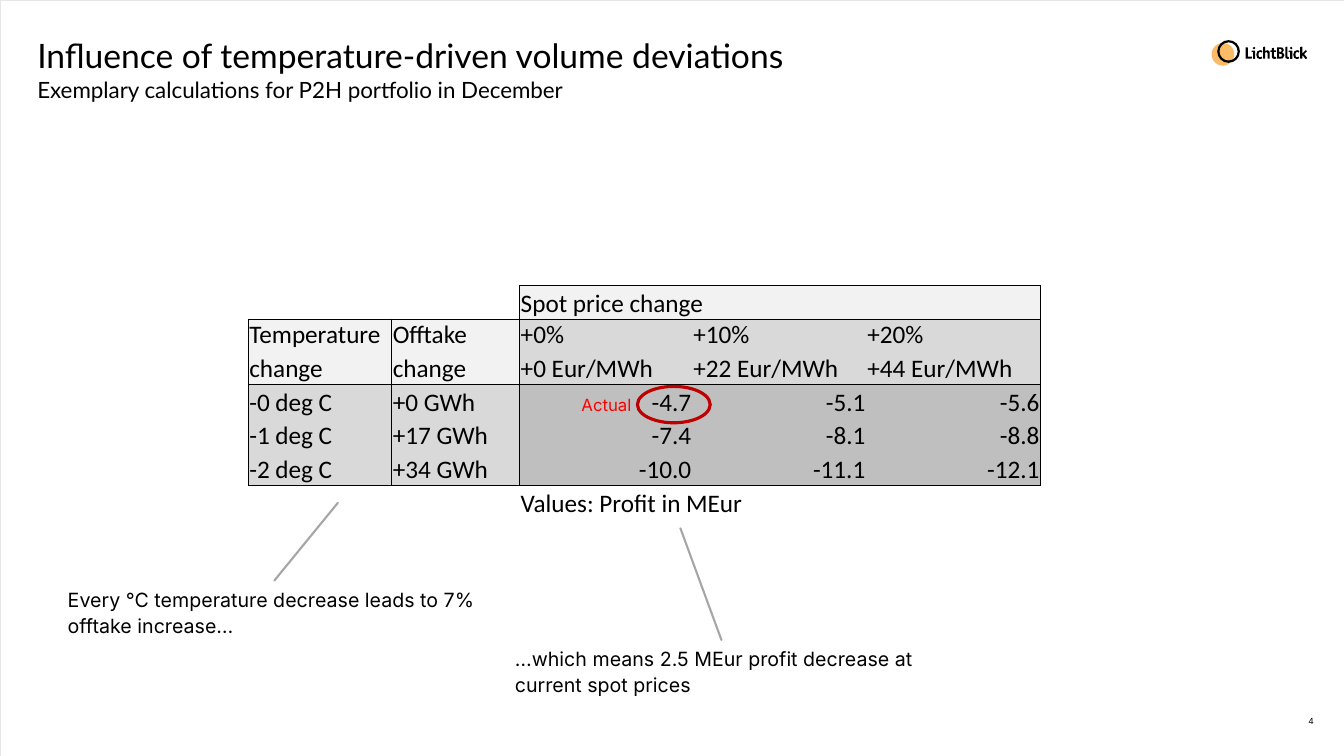
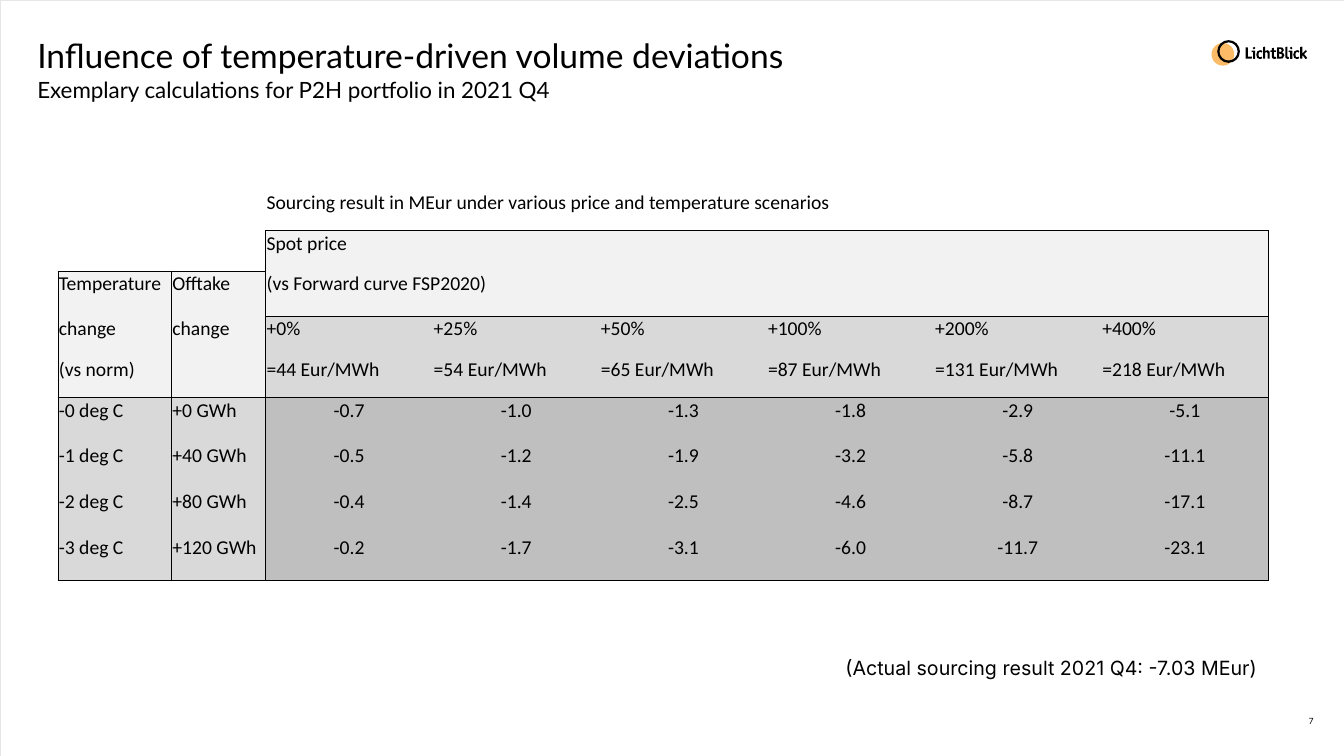
Before and after one commit to sakshisingh1809/lichtblyck_forecasting, a slide deck: slide 7 of scripts/2022_01 AdhocTanja NovDez2021/20220112_VR_Wintereffekt_2021Q4.pptx (slide 4 before the commit). Drawn at 1344x756 pixels with LibreOffice and Linux fonts; fonts in the diff are those of the drawing. Boxes give left, top, right and bottom in pixels: in the first picture for what was removed or moved away, otherwise in the second. Text is boxed around its words. In the diff, an @@ line names an element or a change of style, - is before the commit and + after.

```diff
--- a/scripts/2022_01 AdhocTanja NovDez2021/20220112_VR_Wintereffekt_2021Q4.pptx
+++ b/scripts/2022_01 AdhocTanja NovDez2021/20220112_VR_Wintereffekt_2021Q4.pptx
@@ subtitle at bbox=[37, 81, 550, 102]: text changed @@
-Exemplary calculations for P2H portfolio in December
+Exemplary calculations for P2H portfolio in 2021 Q4
@@ table at bbox=[57, 191, 1269, 581] @@
- |  | Spot price change |  | 
-Temperature | Offtake | +0% | +10% | +20%
-change | change | +0 Eur/MWh | +22 Eur/MWh | +44 Eur/MWh
--0 deg C | +0 GWh | -4.7 | -5.1 | -5.6
--1 deg C | +17 GWh | -7.4 | -8.1 | -8.8
--2 deg C | +34 GWh | -10.0 | -11.1 | -12.1
- |  | Values: Profit in MEur |  | 
+ |  | Sourcing result in MEur under various price and temperature scenarios |  |  |  |  | 
+ |  | Spot price |  |  |  |  | 
+Temperature | Offtake | (vs Forward curve FSP2020) |  |  |  |  | 
+change | change | +0% | +25% | +50% | +100% | +200% | +400%
+(vs norm) |  | =44 Eur/MWh | =54 Eur/MWh | =65 Eur/MWh | =87 Eur/MWh | =131 Eur/MWh | =218 Eur/MWh
+-0 deg C | +0 GWh | -0.7 | -1.0 | -1.3 | -1.8 | -2.9 | -5.1
+-1 deg C | +40 GWh | -0.5 | -1.2 | -1.9 | -3.2 | -5.8 | -11.1
+-2 deg C | +80 GWh | -0.4 | -1.4 | -2.5 | -4.6 | -8.7 | -17.1
+-3 deg C | +120 GWh | -0.2 | -1.7 | -3.1 | -6.0 | -11.7 | -23.1
@@ table: place and size @@
-table at bbox=[248, 285, 1041, 518]
+table at bbox=[57, 191, 1269, 581]
@@ line removed from (338, 503) to (274, 581) @@
@@ line removed from (681, 528) to (722, 640) @@
@@ text removed at bbox=[68, 592, 474, 634] @@
-Every ℃ temperature decrease leads to 7% offtake increase…
@@ text at bbox=[845, 659, 1257, 680]: text changed @@
-…which means 2.5 MEur profit decrease at current spot prices
+(Actual sourcing result 2021 Q4: -7.03 MEur)
@@ page number at bbox=[1309, 718, 1314, 724]: text changed @@
-4
+7
```
Also in this commit, not shown: 3 other slides changed, 2 slides added, 11 other files.
